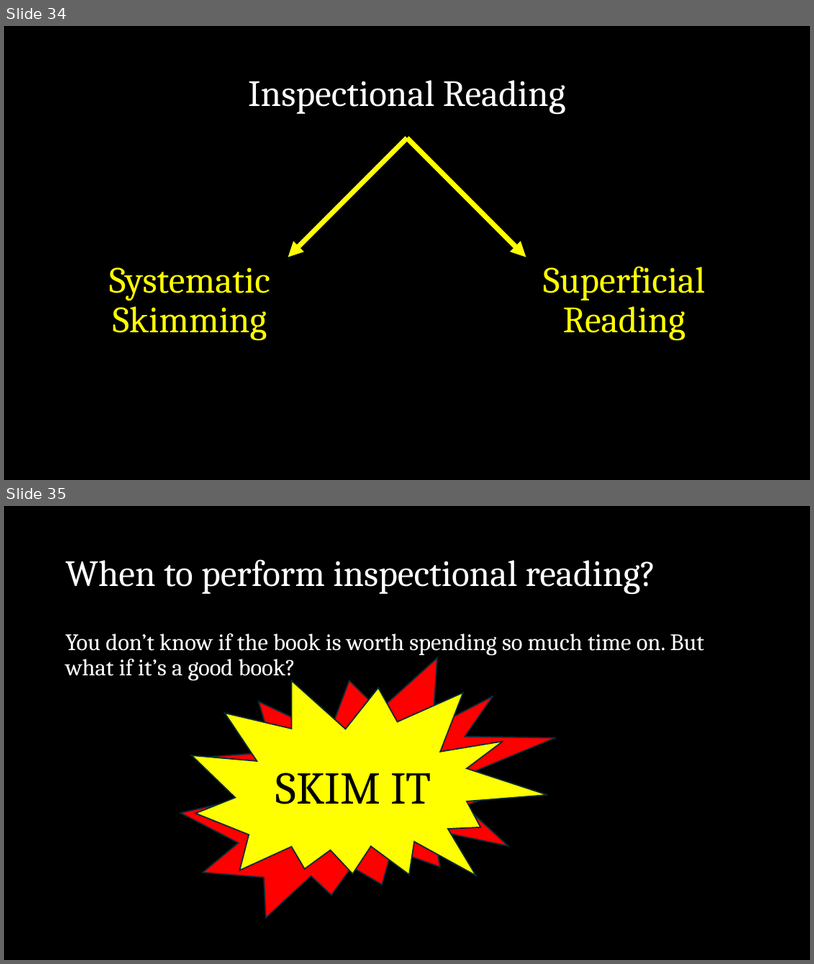
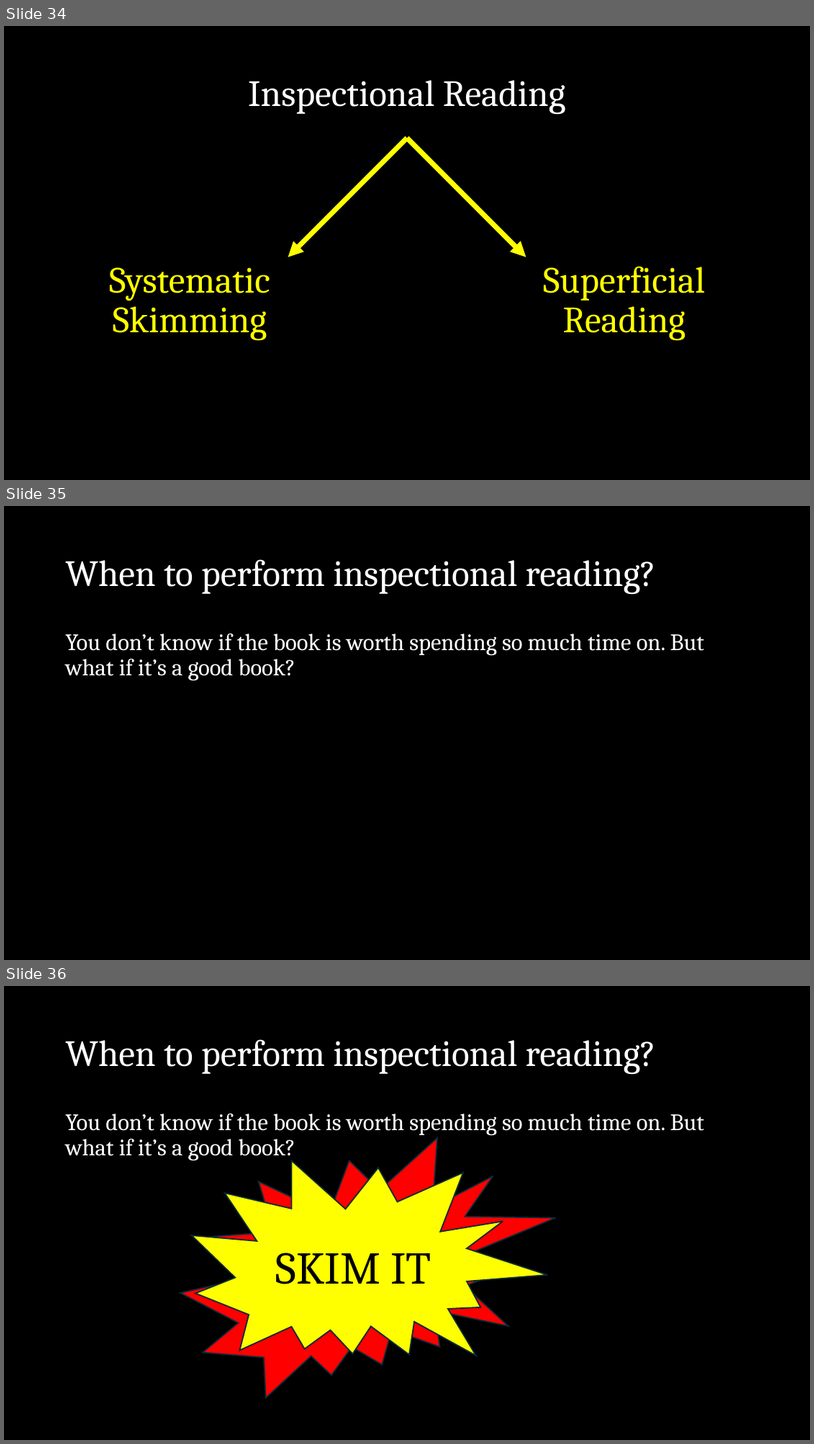
Before and after one commit to shafiqr-kmsw/matricphys, a slide deck: howtoreadbook/slides.pptx. Shown one above the other, each under a label of ours: slides 34 and 35 before the commit, slides 34, 35 and 36 after it. The pictures are 814x964 and 814x1444 pixels, drawn with LibreOffice and Linux fonts; fonts in the diff are those of the drawing. Boxes give left, top, right and bottom in pixels: in the first picture for what was removed or moved away, otherwise in the second. Text is boxed around its words. In the diff, an @@ line names an element or a change of style, - is before the commit and + after.

```diff
--- a/howtoreadbook/slides.pptx
+++ b/howtoreadbook/slides.pptx
@@ slide 35 added at (4,506,810,960), background #000000 @@
@@ title added at (65,559,656,594), 44 pt, text #FFFFFF @@
+When to perform inspectional reading?
@@ text added at (65,633,705,680), 28 pt, text #FFFFFF @@
+You don’t know if the book is worth spending so much time on. But what if it’s a good book?
@@ what was slide 35 is now slide 36 @@
```
Also in this commit, not shown: 1 slide changed, 1 other file.
